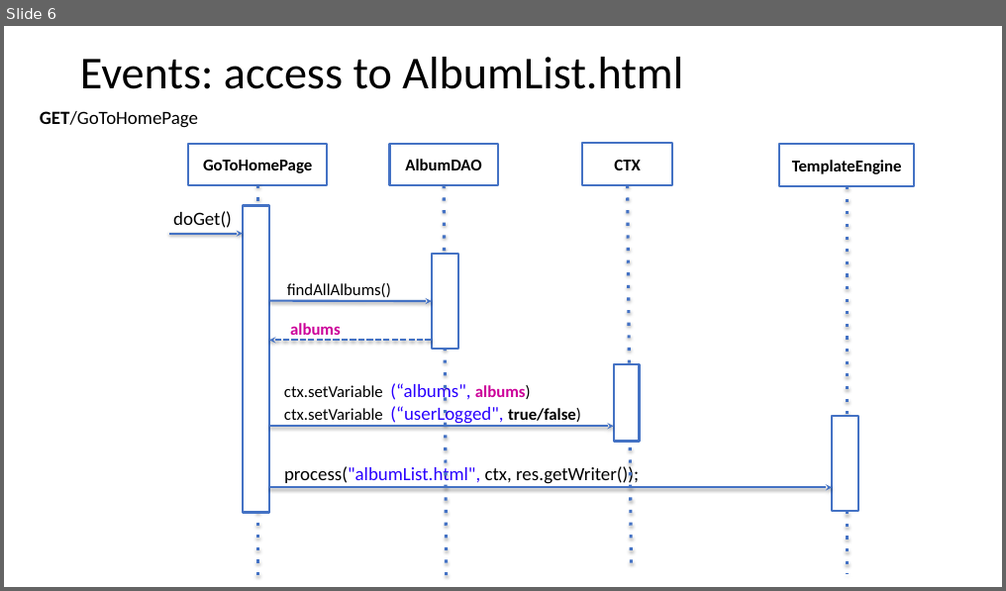
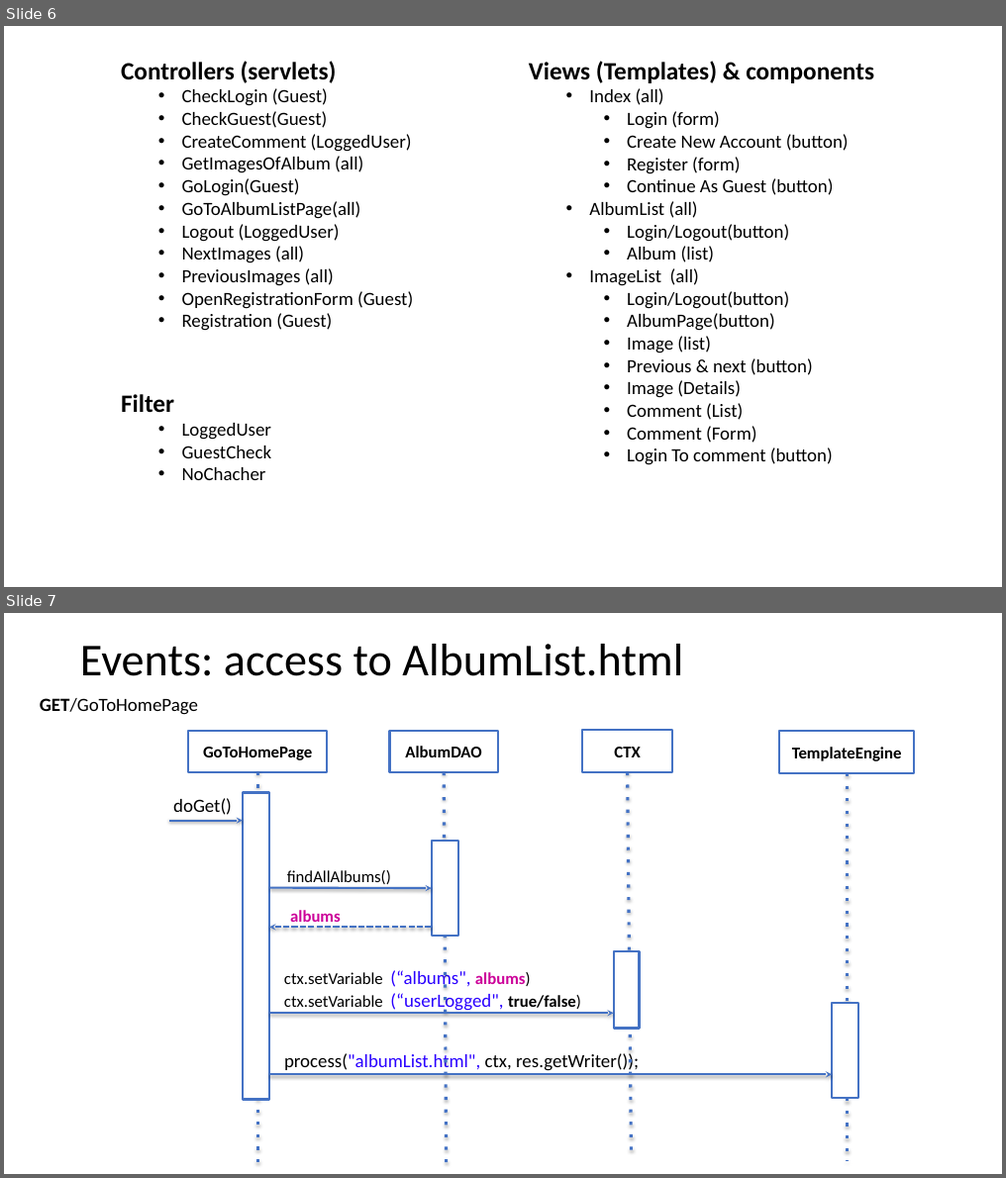
Before and after one commit to Giulsmoon/TecnologiePerIlWeb_Project1, a slide deck: Presentazioni Powerpoint/Progetto1_versione_PURE_HTML.pptx. Shown one above the other, each under a label of ours: slide 6 before the commit, slides 6 and 7 after it. The pictures are 1006x591 and 1006x1178 pixels, drawn with LibreOffice and Linux fonts; fonts in the diff are those of the drawing. Boxes give left, top, right and bottom in pixels: in the first picture for what was removed or moved away, otherwise in the second. Text is boxed around its words. In the diff, an @@ line names an element or a change of style, - is before the commit and + after.

```diff
--- a/Presentazioni Powerpoint/Progetto1_versione_PURE_HTML.pptx
+++ b/Presentazioni Powerpoint/Progetto1_versione_PURE_HTML.pptx
@@ slide 6 added at (4,26,1002,587), background #FFFFFF @@
@@ text added at (121,61,413,331), 18 pt, text #000000 @@
+Controllers (servlets)
+  • CheckLogin (Guest)
+  • CheckGuest(Guest)
+  • CreateComment (LoggedUser)
+  • GetImagesOfAlbum (all)
+  • GoLogin(Guest)
+  • GoToAlbumListPage(all)
+  • Logout (LoggedUser)
+  • NextImages (all)
+  • PreviousImages (all)
+  • OpenRegistrationForm (Guest)
+  • Registration (Guest)
@@ text added at (529,61,874,466), 18 pt, text #000000 @@
+Views (Templates) & components
+  • Index (all)
+    • Login (form)
+    • Create New Account (button)
+    • Register (form)
+    • Continue As Guest (button)
+  • AlbumList (all)
+    • Login/Logout(button)
+    • Album (list)
+  • ImageList (all)
+    • Login/Logout(button)
+    • AlbumPage(button)
+    • Image (list)
+    • Previous & next (button)
+    • Image (Details)
+    • Comment (List)
+    • Comment (Form)
+    • Login To comment (button)
@@ text added at (121,394,272,480), 18 pt, text #000000 @@
+Filter
+  • LoggedUser
+  • GuestCheck
+  • NoChacher
@@ what was slide 6 is now slide 7 @@
```
Also in this commit, not shown: 3 slides changed, 4 other files.
